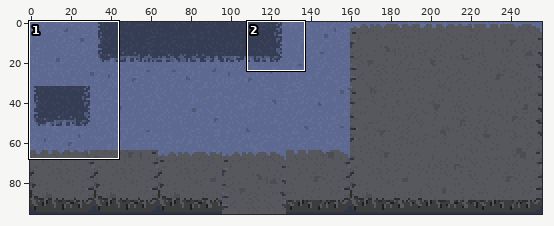
Sprite sheet: core/assets/map2.png. The first picture is a wide view before the edit; the outline marks the close-up.
Close-up. Before the edit:
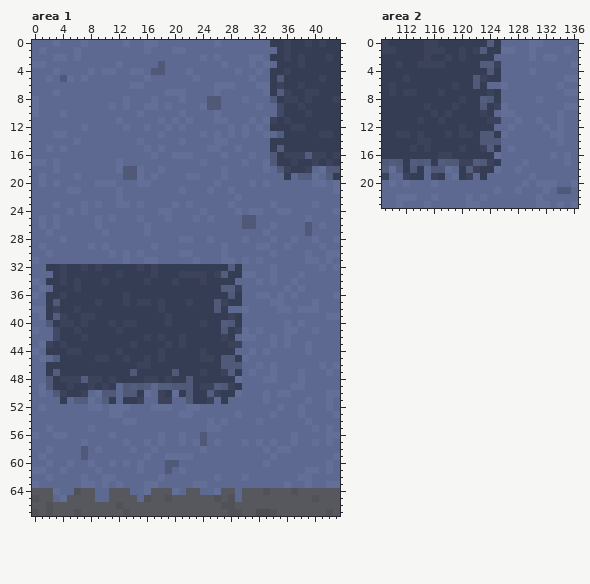
The file is 256x96 pixels. Colours within 5 levels of each other are drawn and written as one. Shown: area 1: x 0..43, y 0..67; area 2: x 109..136, y 0..23.
After the commit:
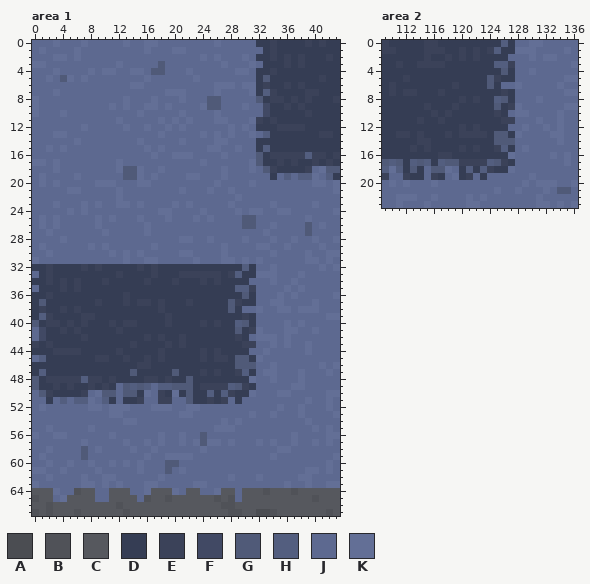
Palette (. is transparent): A #4b4d52  B #505258  C #56585e  D #353d54  E #3b4259  F #414964  G #505a78  H #535e7f  J #5d6990  K #636f96
Diff:
Changed rows in their new state; - is an unchanged pixel.
Area 1:
first column x 30:
 0 --DDE-D
 1 ---DE-D
 2 KJDDE--
 3 ---DD-E
 4 K-DDE-D
 5 -JDG-D-
 6 KKDE-DE
 7 -KDHEDD
 8 J-GDEED
 9 K-JFDDE
10 ---FDD-
11 --ED--D
12 --DD-EE
13 JK-HDD-
14 --DD---
15 --DH-D-
16 -JGDEE-
17 JKGDDE-
18 -K-GEDD
19 ----D-H
20 ---J---
first column x 0:
32 DDE-D-----------------------D-HD--
33 -DE-D--------------------E-DEHDDKK
34 DDE-----------------------E--DD-J-
35 -DD-E----------------------DDHHE--
36 DDE-D-----------------------D-GDJJ
37 DG-D----------------------DDGEDD--
38 DE-DE---------------------D-GDJ-K-
39 DHEDD-----------------------D-ED--
40 GDEED---------------------EDDHGD--
41 JFDDE----------------------D-GDE--
42 -FDD-----------------------D-EDJKK
43 ED--D-----------------------DDEE--
44 DD-EE---------------------E--DDJ--
45 -HDD---------------------DEEDGGDK-
46 DD-------------------------DD-GGJ-
47 DH-D----------------------EDDEHD-K
48 GDEE-------------------------DDK-J
49 GDDE----------------------EEHGED--
50 -GEDD---------------------DHEDDK-J
51 --D-H---------------------DE-D---J
53 -----------------------------J-K--
54 -------------------------J---K--J-
55 -------------------------J-KK-----
57 -------------------------K--K-J---
58 ---------------------------------J
60 ---------------------------------J
62 --------------------------J-K-J-K-
Area 2:
first column x 122:
 0 --D-HD--
 1 -DEHDDKK
 2 E--DD---
 3 -DDHHE--
 4 --D-GD--
 5 DDGEDD--
 6 D-GDJ-K-
 7 --D-ED--
 8 EDDHGD--
 9 -D-GDEK-
10 -D-EDJKK
11 --DDEEJ-
12 E--DDJ-K
13 EEDGGDK-
14 -DD-GG--
15 EDDEHD-K
16 ---DDK--
17 EEHGED-J
18 DHEDDKJ-
